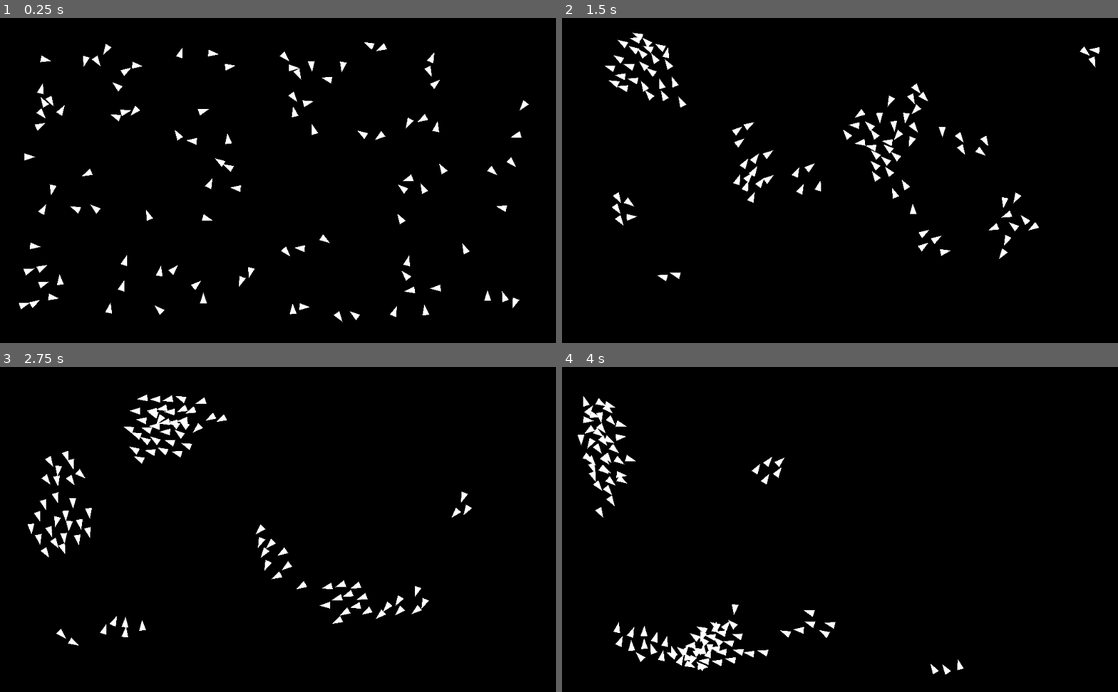
Above: before the commit, frames 1-4 (two rows, left to right).
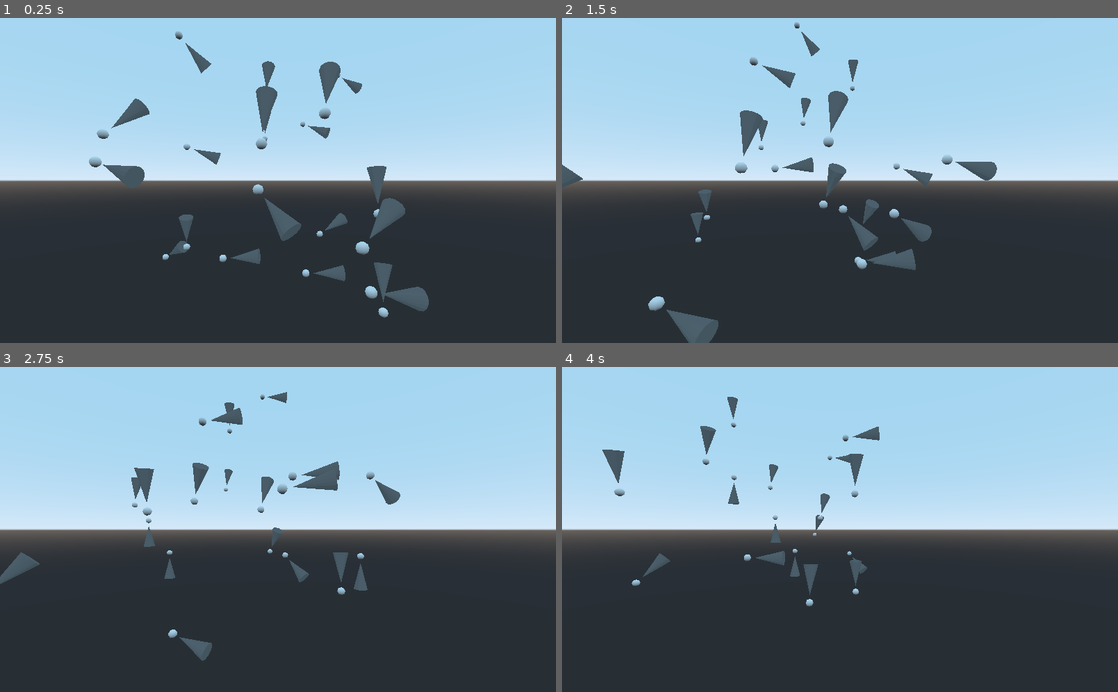
Above: after the commit, the same moments.

Repository: FlanGrande/BoidsGodotNode3D
Game: Godot game, scene res://BoidNode3D.tscn
Same seed, same stepped clock (60 frames per second), same inputs: the game is played once before the commit and once after it. Before the commit the project starts from res://BoidNode2D.tscn.
Inputs:
- Up to frame 1 (0.25 s): no input
- Up to frame 2 (1.5 s): no input
- Up to frame 3 (2.75 s): no input
- Up to frame 4 (4 s): no input

The runs differ from the first frame. In frame 1, 100% of the frame differs, in the area x 0-100%, y 0-100%; in frame 2, 100%; in frame 3, 100%; in frame 4, 100%.

Commit message:
First steps in a good direction
Added most 3D necessary changes like replacing Node2D with Spatial and that kind of thing. Also tried to adjust the code as required.

Diff:
--- a/Boid.gd
+++ b/Boid.gd
@@ -1,26 +1,40 @@
-extends Node2D
+extends Spatial
 
-class_name Boid
+class_name Boid3D
 
 # Boid's x, y origin
 var x = 0
 var y = 0
+var z = 0
 # Boid's direction vector
 var dx = 0
 var dy = 0
+var dz = 0
 var d = 20
 var offset = 10
-# Boid history of positions?
+# Boid history of positions
 var history = []
 
 
 func _ready():
 	pass
 
-func initBoid(window_width, window_height):
-	x = rand_range(0, window_width)
-	y = rand_range(0, window_height)
+func initBoid(window_width, window_height, movement_depth):
+	x = rand_range(-window_width, window_width)
+	y = rand_range(-window_height, window_height)
+	z = rand_range(-movement_depth, movement_depth)
 	dx = rand_range(0, d) - offset
 	dy = rand_range(0, d) - offset
+	dz = rand_range(0, d) - offset
 	history = []
 	return self
+
+func _process(delta):
+	var translation_vector = Vector3(0, 0, 3.0)
+	$ImmediateGeometry.translation = translation_vector
+	#print(Vector3(x, y, z))
+	$ImmediateGeometry.clear()
+	$ImmediateGeometry.begin(Mesh.PRIMITIVE_TRIANGLES)
+	$ImmediateGeometry.set_color(Color.red)
+	$ImmediateGeometry.add_sphere(8.0, 8.0, 0.5)
+	$ImmediateGeometry.end()
--- a/Boid.tscn
+++ /dev/null
@@ -1,15 +0,0 @@
-[gd_scene load_steps=4 format=2]
-
-[ext_resource path="res://Boid.gd" type="Script" id=1]
-[ext_resource path="res://arrow/ArrowWhite.png" type="Texture" id=2]
-
-[sub_resource type="ShaderMaterial" id=1]
-
-[node name="Boid" type="Node2D"]
-material = SubResource( 1 )
-script = ExtResource( 1 )
-
-[node name="Sprite" type="Sprite" parent="."]
-rotation = 1.5708
-scale = Vector2( 0.1, 0.1 )
-texture = ExtResource( 2 )
--- /dev/null
+++ b/Boid3D.tscn
@@ -0,0 +1,15 @@
+[gd_scene load_steps=3 format=2]
+
+[ext_resource path="res://Boid.gd" type="Script" id=1]
+[ext_resource path="res://arrow/ArrowPlaceholder.obj" type="ArrayMesh" id=2]
+
+[node name="Boid" type="KinematicBody"]
+script = ExtResource( 1 )
+
+[node name="Mesh" type="MeshInstance" parent="."]
+transform = Transform( -1.62921e-07, 0, 1, 0, 1, 0, -1, 0, -1.62921e-07, 0, 0, 0 )
+cast_shadow = 0
+mesh = ExtResource( 2 )
+material/0 = null
+
+[node name="ImmediateGeometry" type="ImmediateGeometry" parent="."]
--- a/BoidNode.gd
+++ b/BoidNode.gd
@@ -1,14 +1,15 @@
-extends Node2D
+extends Spatial
 
 # Based on: https://github.com/beneater/boids/blob/master/boids.js
 
-onready var boid_scene = preload("res://Boid.tscn")
+onready var boid_scene = preload("res://Boid3D.tscn")
 
-var window_width = OS.get_window_size().x
-var window_height = OS.get_window_size().y
+var window_width = 16.0
+var window_height = 16.0
+var forward_depth = 16.0
 
-const numBoids = 100
-const visualRange = 75
+const numBoids = 20
+const visualRange = 0.1
 
 var boids = []
 
@@ -16,7 +17,7 @@
 func _ready():
 	for i in range(numBoids):
 		var new_boid = boid_scene.instance()
-		boids.push_back(new_boid.initBoid(window_width, window_height))
+		boids.push_back(new_boid.initBoid(window_width, window_height, forward_depth))
 		add_child(new_boid)
 
 # Called every frame. 'delta' is the elapsed time since the previous frame.
@@ -32,7 +33,8 @@
 		#Update the position based on the current velocity
 		boid.x += boid.dx;
 		boid.y += boid.dy;
-		boid.history.push_back([boid.x, boid.y])
+		boid.z += boid.dz;
+		boid.history.push_back([boid.x, boid.y, boid.z])
 		if(boid.history.size() > 50): # This will probably give me some issues.
 			boid.history.pop_front() # This will probably give me some issues.
 
@@ -41,9 +43,9 @@
 
 # Constrain a boid to within the window. If it gets too close to an edge,
 # nudge it back in and reverse its direction.
-func keepWithinBounds(boid):
-	var margin = 50 # CONST?
-	var turnFactor = 1 # CONST?
+func keepWithinBounds(boid : Boid3D):
+	var margin = 30.0 # CONST?
+	var turnFactor = 1.0 # CONST?
 
 	if (boid.x < margin):
 		boid.dx += turnFactor
@@ -57,86 +59,109 @@
 	if (boid.y > window_height - margin):
 		boid.dy -= turnFactor
 
+	if (boid.z < margin):
+		boid.dz += turnFactor
+
+	if (boid.z > forward_depth - margin):
+		boid.dz -= turnFactor
+
 
 # Find the center of mass of the other boids and adjust velocity slightly to
 # point towards the center of mass.
-func flyTowardsCenter(boid : Boid):
-	var boidPosition = Vector2(boid.x, boid.y)
+func flyTowardsCenter(boid : Boid3D):
+	var boidPosition = Vector3(boid.x, boid.y, boid.z)
 	var centeringFactor = 0.005; # adjust velocity by this % # CONST?
 
 	var centerX = 0;
 	var centerY = 0;
+	var centerZ = 0;
 	var numNeighbors = 0;
 
 	for otherBoid in boids:
-		var otherBoidPosition = Vector2(otherBoid.x, otherBoid.y)
+		var otherBoidPosition = Vector3(otherBoid.x, otherBoid.y, otherBoid.z)
 		if(boidPosition.distance_to(otherBoidPosition) < visualRange):
 			centerX += otherBoid.x
 			centerY += otherBoid.y
+			centerZ += otherBoid.z
 			numNeighbors += 1
 
 	if(numNeighbors >= 0):
 		centerX = centerX / numNeighbors
 		centerY = centerY / numNeighbors
+		centerZ = centerZ / numNeighbors
 		boid.dx += (centerX - boid.x) * centeringFactor
 		boid.dy += (centerY - boid.y) * centeringFactor
+		boid.dz += (centerZ - boid.z) * centeringFactor
 
 
 # Move away from other boids that are too close to avoid colliding
-func avoidOthers(boid : Boid):
-	var boidPosition = Vector2(boid.x, boid.y)
-	var minDistance = 20 # The distance to stay away from other boids # CONST?
+func avoidOthers(boid : Boid3D):
+	var boidPosition = Vector3(boid.x, boid.y, boid.z)
+	var minDistance = 4.0 # The distance to stay away from other boids # CONST?
 	var avoidFactor = 0.05 # Adjust velocity by this % # CONST?
 	var moveX = 0
 	var moveY = 0
+	var moveZ = 0
 
 	for otherBoid in boids:
-		var otherBoidPosition = Vector2(otherBoid.x, otherBoid.y)
+		var otherBoidPosition = Vector3(otherBoid.x, otherBoid.y, otherBoid.z)
 		if(otherBoid != boid): # Is it really different as in javascript?
 			if(boidPosition.distance_to(otherBoidPosition) < minDistance):
 				moveX += boid.x - otherBoid.x;
 				moveY += boid.y - otherBoid.y;
+				moveZ += boid.z - otherBoid.z;
 
 	boid.dx += moveX * avoidFactor
 	boid.dy += moveY * avoidFactor
+	boid.dz += moveZ * avoidFactor
 
 # Find the average velocity (speed and direction) of the other boids and
 # adjust velocity slightly to match.
-func matchVelocity(boid : Boid):
-	var boidPosition = Vector2(boid.x, boid.y)
+func matchVelocity(boid : Boid3D):
+	var boidPosition = Vector3(boid.x, boid.y, boid.z)
 	var matchingFactor = 0.05 # Adjust by this % of average velocity # CONST?
 
 	var avgDX = 0
 	var avgDY = 0
+	var avgDZ = 0
 	var numNeighbors = 0
 
 	for otherBoid in boids:
-		var otherBoidPosition = Vector2(otherBoid.x, otherBoid.y)
+		var otherBoidPosition = Vector3(otherBoid.x, otherBoid.y, otherBoid.z)
 		if(boidPosition.distance_to(otherBoidPosition) < visualRange):
 			avgDX += otherBoid.dx
 			avgDY += otherBoid.dy
+			avgDZ += otherBoid.dz
 			numNeighbors += 1
 
 	if(numNeighbors >= 0):
 		avgDX = avgDX / numNeighbors
 		avgDY = avgDY / numNeighbors
+		avgDZ = avgDZ / numNeighbors
 
 		boid.dx += (avgDX - boid.dx) * matchingFactor
 		boid.dy += (avgDY - boid.dy) * matchingFactor
+		boid.dz += (avgDZ - boid.dz) * matchingFactor
 
 # Speed will naturally vary in flocking behavior, but real animals can't go
 # arbitrarily fast.
-func limitSpeed(boid : Boid):
-	var speedLimit = 5 # CONST?
-	var speed = sqrt(boid.dx * boid.dx + boid.dy * boid.dy) # CONST?
+func limitSpeed(boid : Boid3D):
+	var speedLimit = 0.3# CONST?
+	var speed = pow(boid.dx * boid.dx + boid.dy * boid.dy + boid.dz * boid.dz, 1.0/3.0) # CONST?
 
 	if(speed > speedLimit):
 		boid.dx = (boid.dx / speed) * speedLimit
 		boid.dy = (boid.dy / speed) * speedLimit
+		boid.dz = (boid.dz / speed) * speedLimit
 
-func drawBoid(boid : Boid):
-	boid.position = Vector2(boid.x, boid.y)
-	boid.rotation = atan2(boid.dy, boid.dx)
+func drawBoid(boid : Boid3D):
+	boid.translation = Vector3(boid.x, boid.y, boid.z)
+	boid.rotation = Vector3(atan2(boid.dx, boid.dy), atan2(boid.dy, boid.dx), abs(atan2(boid.dz, boid.dy))) # This will have to be fixed for sure.
+	#boid.rotation = Vector3(atan2(boid.dy, boid.dx), atan2(boid.dz, boid.dy), atan2(boid.dx, boid.dz)) # This will have to be fixed for sure.
+	#boid.translate(Vector3(boid.dx, boid.dy, boid.dz))
+	#boid.translate(Vector3(boid.x, boid.y, boid.z))
+	#boid.look_at(Vector3(boid.dx, boid.dy, boid.dz), Vector3.UP)
+	#boid.look_at_from_position(Vector3(boid.x, boid.y, boid.z), Vector3(boid.dx, boid.dy, boid.dz), Vector3.UP)
 	#move_to
 	#draw_trail
 	pass
--- a/BoidNode2D.tscn
+++ /dev/null
@@ -1,28 +0,0 @@
-[gd_scene load_steps=2 format=2]
-
-[ext_resource path="res://BoidNode.gd" type="Script" id=1]
-
-[node name="Node2D" type="Node2D"]
-
-[node name="Control" type="Control" parent="."]
-margin_right = 40.0
-margin_bottom = 40.0
-__meta__ = {
-"_edit_use_anchors_": false
-}
-
-[node name="ColorRect" type="ColorRect" parent="Control"]
-margin_left = -1490.0
-margin_top = -1032.0
-margin_right = 5462.0
-margin_bottom = 3116.0
-color = Color( 0, 0, 0, 1 )
-__meta__ = {
-"_edit_use_anchors_": false
-}
-
-[node name="BoidNode" type="Node2D" parent="."]
-script = ExtResource( 1 )
-
-[node name="Camera2D" type="Camera2D" parent="."]
-position = Vector2( 512, 300 )
--- /dev/null
+++ b/BoidNode3D.tscn
@@ -0,0 +1,17 @@
+[gd_scene load_steps=2 format=2]
+
+[ext_resource path="res://BoidNode.gd" type="Script" id=1]
+
+[node name="Spatial" type="Spatial"]
+
+[node name="BoidNode3D" type="Spatial" parent="."]
+transform = Transform( 0.1, 0, 0, 0, 0.1, 0, 0, 0, 0.1, 0, 0, 0 )
+script = ExtResource( 1 )
+
+[node name="Camera" type="Camera" parent="."]
+transform = Transform( -1, 0, -3.25841e-07, 0, 1, 0, 3.25841e-07, 0, -1, 0, 0, -3 )
+current = true
+near = 0.01
+far = 1000.0
+
+[node name="ImmediateGeometry" type="ImmediateGeometry" parent="."]
--- a/project.godot
+++ b/project.godot
@@ -9,19 +9,19 @@
 config_version=4
 
 _global_script_classes=[ {
-"base": "Node2D",
-"class": "Boid",
+"base": "Spatial",
+"class": "Boid3D",
 "language": "GDScript",
 "path": "res://Boid.gd"
 } ]
 _global_script_class_icons={
-"Boid": ""
+"Boid3D": ""
 }
 
 [application]
 
-config/name="Boids"
-run/main_scene="res://BoidNode2D.tscn"
+config/name="Boids3D"
+run/main_scene="res://BoidNode3D.tscn"
 config/icon="res://icon.png"
 
 [display]
Not shown, added: arrow/ArrowPlaceholder.mtl
Not shown, added: arrow/ArrowPlaceholder.obj
Not shown, added: arrow/ArrowPlaceholder.obj.import
